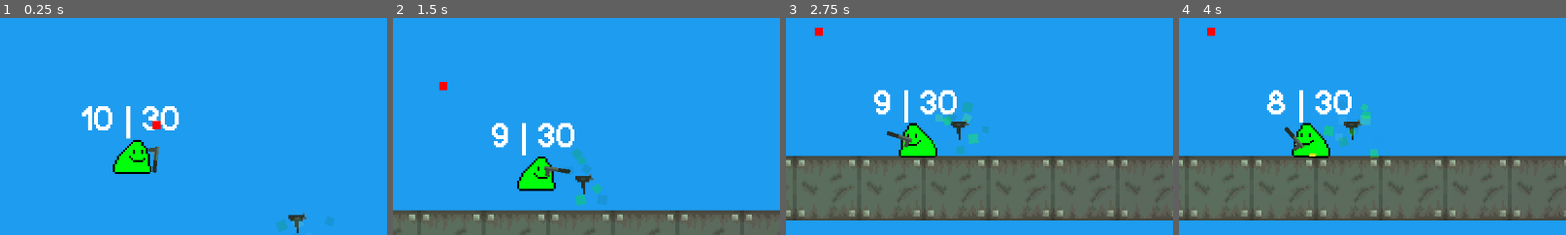
Above: before the commit, frames 1-4 (left to right).
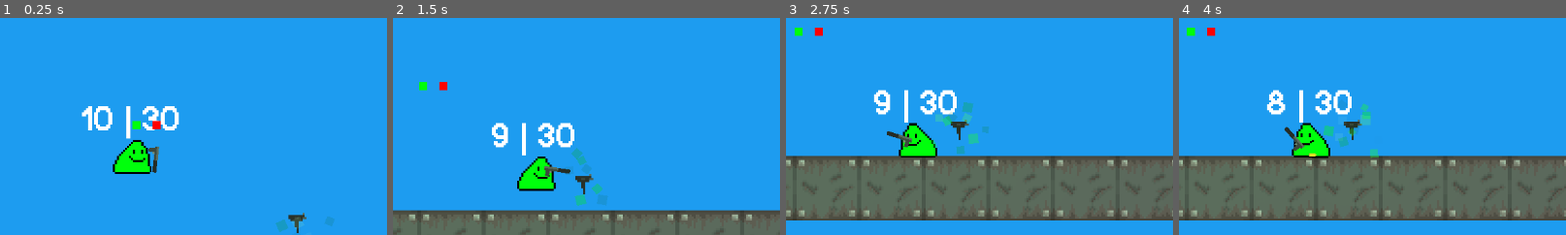
Above: after the commit, the same moments.

Repository: a0fefd/blobs-with-guns-remastered
Game: Godot game, scene res://scenes/levels/world.tscn
Two runs of this game, one before a commit and one after it. Both use one fixed random seed, a clock stepped at 60 frames per second and the inputs below. This scene is started directly instead of the project's main scene.
Inputs (mouse positions are % of the whole screen's width and height, from its top left):
- Up to frame 1 (0.25 s): no input
- Up to frame 2 (1.5 s): move the mouse to (45, 70) at 0.52 s; press the mouse at (45, 70) at 0.53 s; move the mouse to (80, 65) at 1.27 s; release the mouse at (80, 65) at 1.28 s; tap F (focus) at 1.35 s
- Up to frame 3 (2.75 s): move the mouse to (20, 35) at 2.02 s; tap Mouse wheel up (next_gun) at 2.1 s
- Up to frame 4 (4 s): move the mouse to (55, 50) at 2.77 s; tap Mouse wheel down (prev_gun) at 2.85 s; move the mouse to (35, 25) at 3.52 s; press the mouse at (35, 25) at 3.53 s
The pictures show only the part of the screen within x 33-83%, y 22-72%; the shares and areas given below are measured in that part.

The runs differ from the first frame. In frame 1, less than 0.1% of the frame differs, in the area x 34-37%, y 47-52%; in frame 2, less than 0.1%; in frame 3, less than 0.1%; in frame 4, less than 0.1%.

Commit message:
Fix enemy shooting

Diff:
--- a/scenes/blobs/enemy.tscn
+++ b/scenes/blobs/enemy.tscn
@@ -41,6 +41,11 @@
 offset_bottom = 4.0
 color = Color(1, 0, 0, 1)
 
+[node name="ColorRect2" type="ColorRect" parent="." index="8"]
+offset_right = 4.0
+offset_bottom = 4.0
+color = Color(0, 1, 0.0333333, 1)
+
 [connection signal="body_entered" from="HearingArea" to="." method="_on_hearing_area_body_entered"]
 [connection signal="body_exited" from="HearingArea" to="." method="_on_hearing_area_body_exited"]
 [connection signal="body_entered" from="SeeingArea" to="." method="_on_seeing_area_body_entered"]
--- a/scripts/blob/enemy_blob.gd
+++ b/scripts/blob/enemy_blob.gd
@@ -44,6 +44,7 @@
 
 func _process(delta):
 	$ColorRect.set_global_position(raycast.get_target_position())
+	$ColorRect2.set_global_position(raycast.get_collision_point())
 	weapon = $GunPos.get_child(0) if $GunPos.get_child_count() > 0 else null
 	player = world.find_child("Player")
 	if !player.radial_inventory.visible:
@@ -56,7 +57,7 @@
 	if is_player_spotted:
 		if $ReactionTime.is_stopped() and !timedout:
 				$ReactionTime.start()
-		raycast.set_target_position(player.position)
+		raycast.set_target_position(player.global_position - self.global_position)
 		raycast.force_raycast_update()
 		print(raycast.get_collider().name) if raycast.is_colliding() else null
 		if raycast.is_colliding() and raycast.get_collider().name == "Player":
